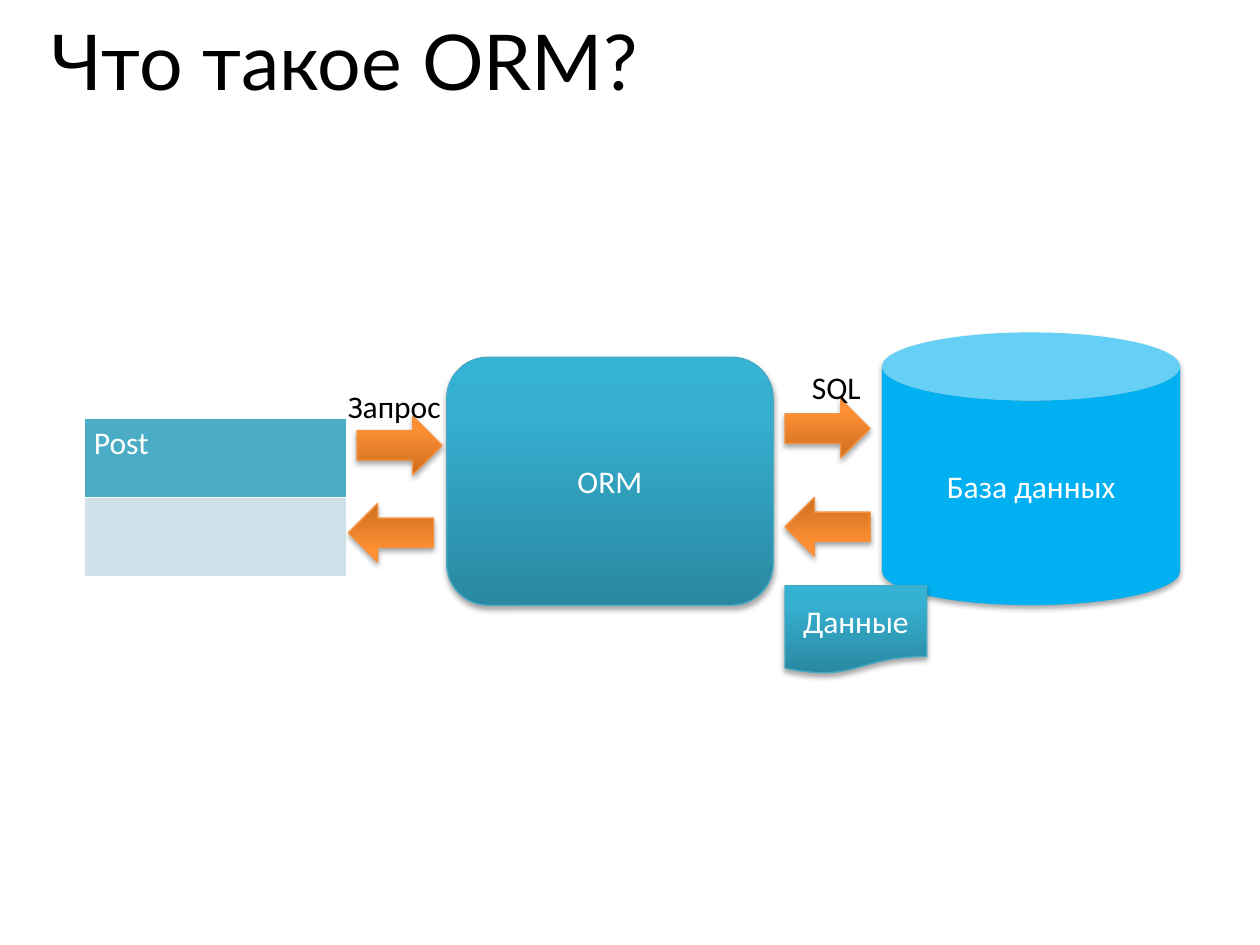
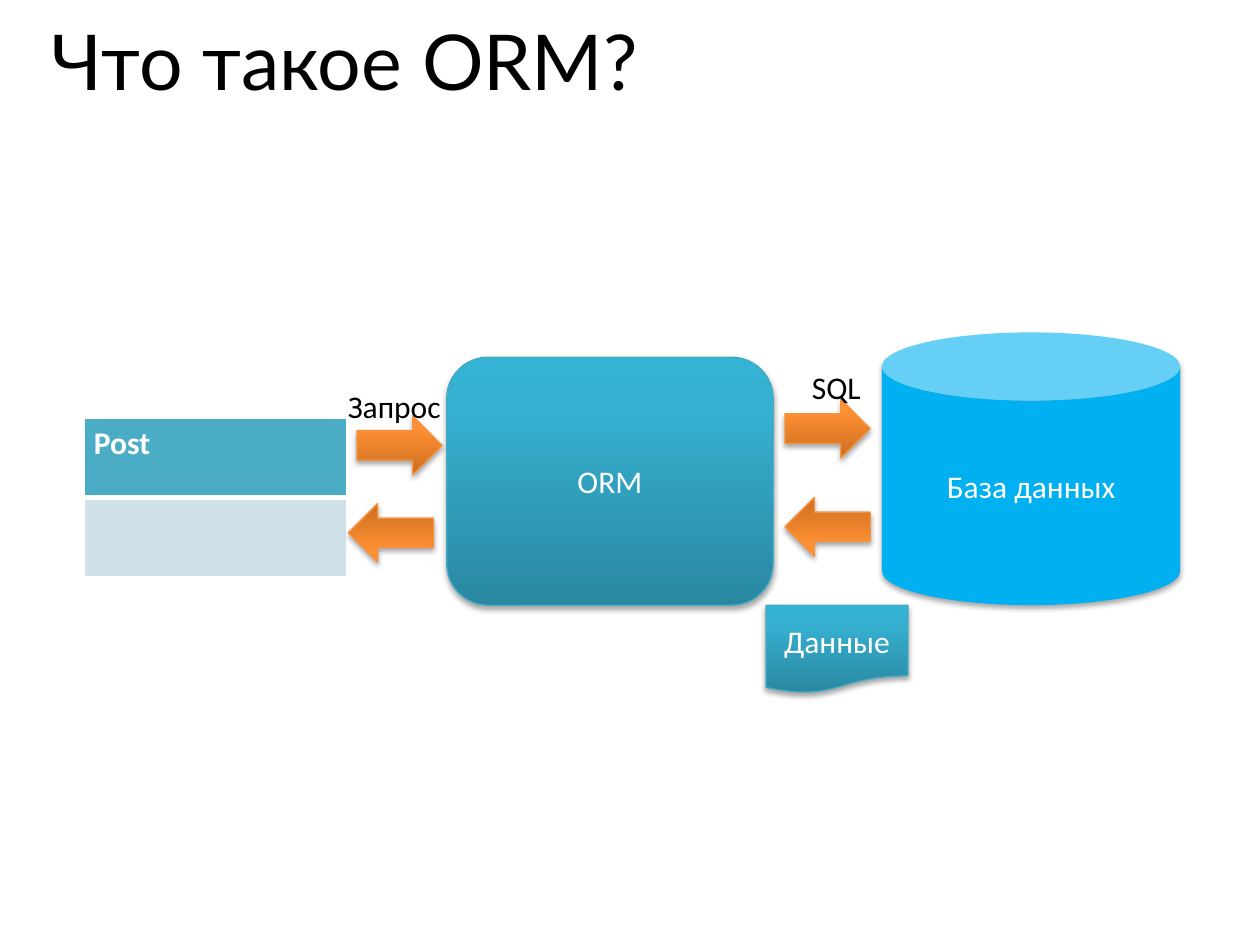
Before and after one commit to maxchv/LearnPython, a slide deck: slide 10 of week12/Models.pptx. Drawn at 1260x945 pixels with LibreOffice and Linux fonts; fonts in the diff are those of the drawing. Boxes give left, top, right and bottom in pixels: in the first picture for what was removed or moved away, otherwise in the second. Text is boxed around its words. In the diff, an @@ line names an element or a change of style, - is before the commit and + after.

```diff
--- a/week12/Models.pptx
+++ b/week12/Models.pptx
@@ table at (x1=84, y1=418, x2=346, y2=577) @@
@@ bold on @@
@@ flow chart document "Данные" moved from (x1=785, y1=586, x2=927, y2=674) to (x1=766, y1=605, x2=908, y2=693) @@
```
Also in this commit, not shown: 5 other slides changed, 17 slides added.
